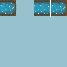
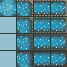
Layer changes from the first 67 × 67 image to the second:
showed "Background", painted on it over [0, 0, 67, 67]
painted on "background" over [0, 0, 67, 67]
